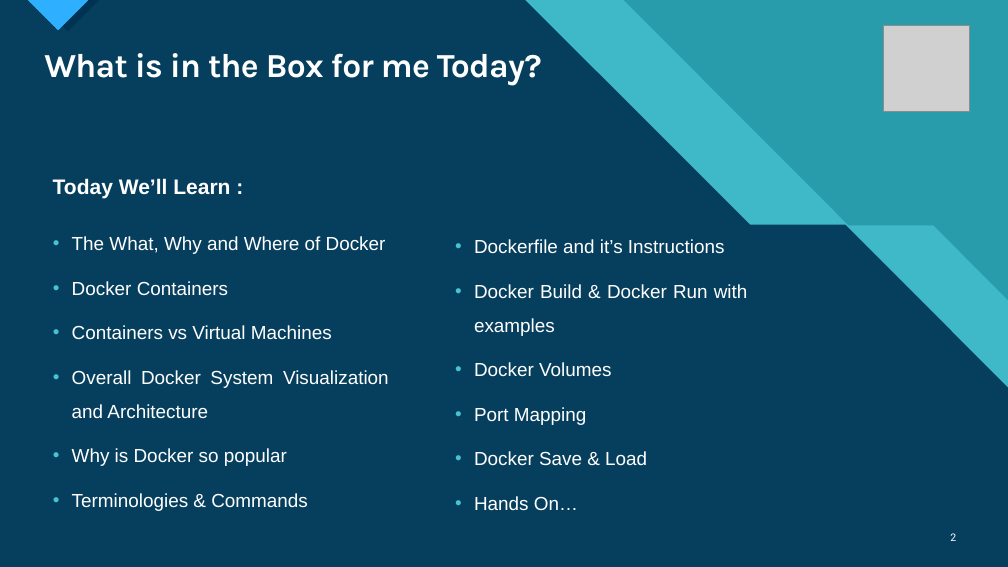
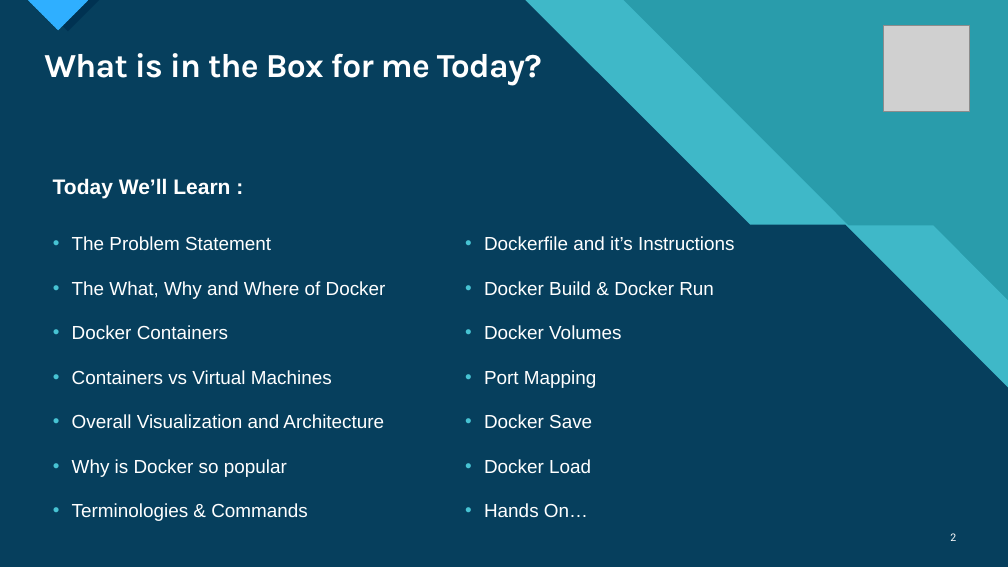
Before and after one commit to Singh-Karandeep/DockerTutorial, a slide deck: slide 2 of Docker for Beginners.pptx. Drawn at 1008x567 pixels with LibreOffice and Linux fonts; fonts in the diff are those of the drawing; grey boxes stand for pictures. Boxes give left, top, right and bottom in pixels: in the first picture for what was removed or moved away, otherwise in the second. Text is boxed around its words. In the diff, an @@ line names an element or a change of style, - is before the commit and + after.

```diff
--- a/Docker for Beginners.pptx
+++ b/Docker for Beginners.pptx
@@ text at [72, 236, 271, 251]: paragraph added @@
+• The Problem Statement
@@ text "Dockerfile and it’s Instructions": place and size @@
-text "Dockerfile and it’s Instructions" at [474, 239, 748, 510]
+text "Dockerfile and it’s Instructions" at [484, 236, 735, 517]
@@ text at [484, 281, 714, 296]: text changed @@
-• Docker Build & Docker Run with examples
+• Docker Build & Docker Run
@@ text at [72, 414, 384, 429]: text changed @@
-• Overall Docker System Visualization and Architecture
+• Overall Visualization and Architecture
@@ text at [484, 414, 592, 474]: text changed @@
-• Docker Save & Load
+• Docker Save
+• Docker Load
```
Also in this commit, not shown: 3 other slides changed, 1 slide added, 2 other files.
